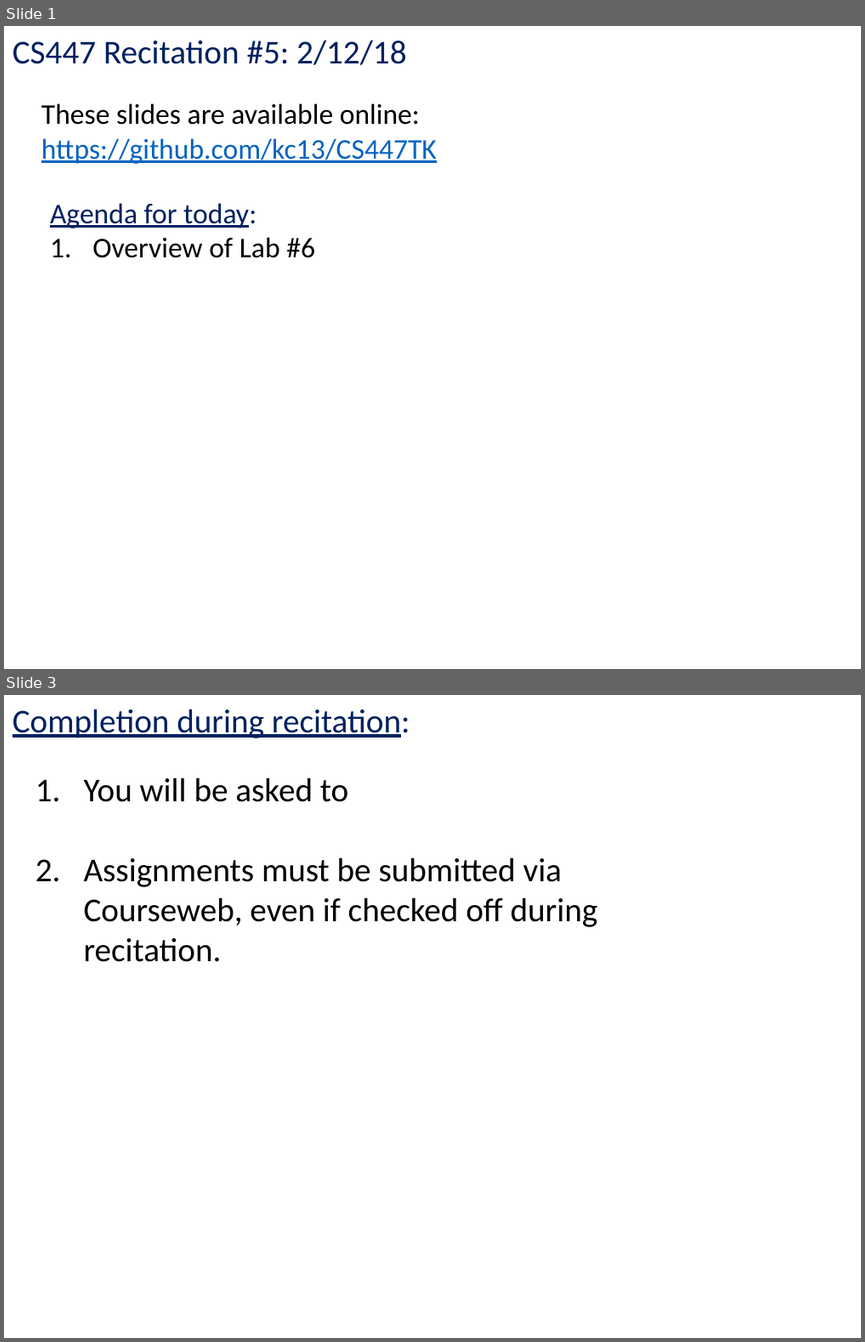
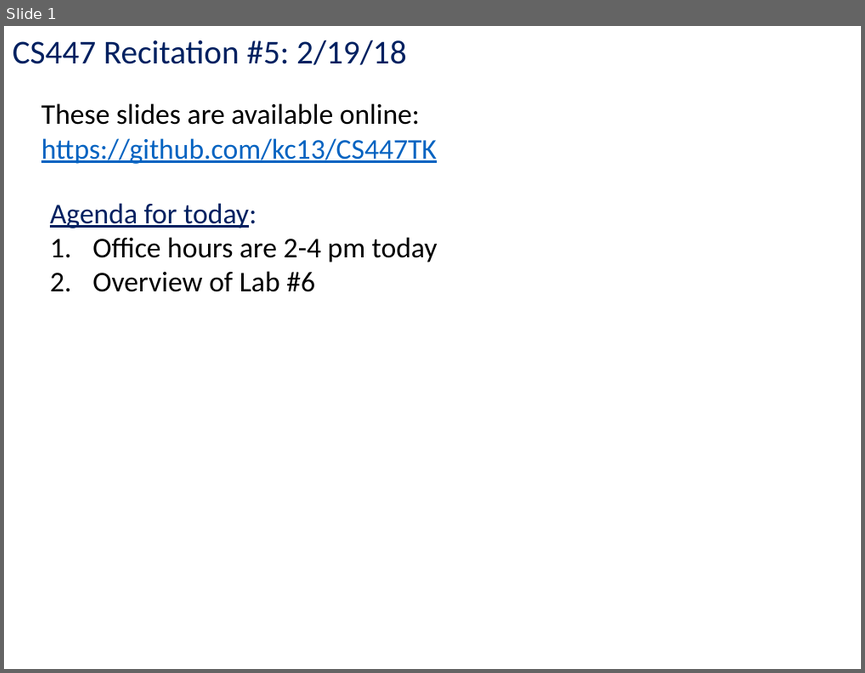
Before and after one commit to kc13/CS447TK, a slide deck: cs447tk_rec5_lab6_feb19.pptx. Shown one above the other, each under a label of ours: slides 1 and 3 before the commit, slide 1 after it; the slides between them are not shown. The pictures are 865x1342 and 865x673 pixels, drawn with LibreOffice and Linux fonts; fonts in the diff are those of the drawing. Boxes give left, top, right and bottom in pixels: in the first picture for what was removed or moved away, otherwise in the second. Text is boxed around its words. In the diff, an @@ line names an element or a change of style, - is before the commit and + after.

```diff
--- a/cs447tk_rec5_lab6_feb19.pptx
+++ b/cs447tk_rec5_lab6_feb19.pptx
@@ slide 3 removed at [4,695,861,1338], background #FFFFFF @@
@@ text removed at [12,709,410,738] @@
-Completion during recitation:
@@ text removed at [84,777,598,962] @@
-  1. You will be asked to
-  2. Assignments must be submitted via Courseweb, even if checked off during recitation.
@@ slide 1 changed as well @@
@@ text at [12,40,406,65]: text changed @@
-CS447 Recitation #5: 2/12/18
+CS447 Recitation #5: 2/19/18
@@ text at [92,237,438,262]: paragraph added @@
+1. Office hours are 2-4 pm today
```
Also in this commit, not shown: 1 other slide changed, 6 slides added.
